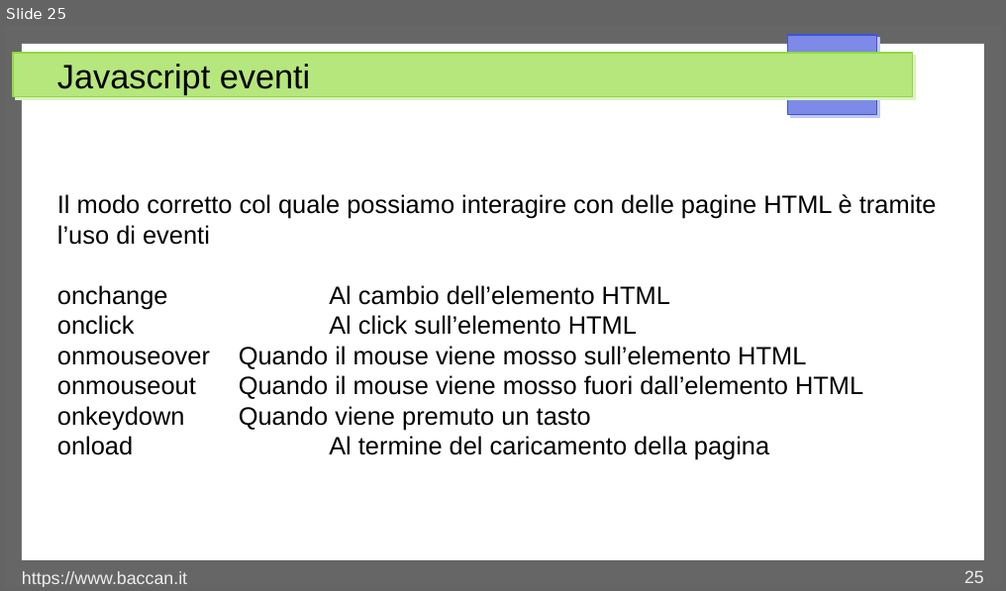
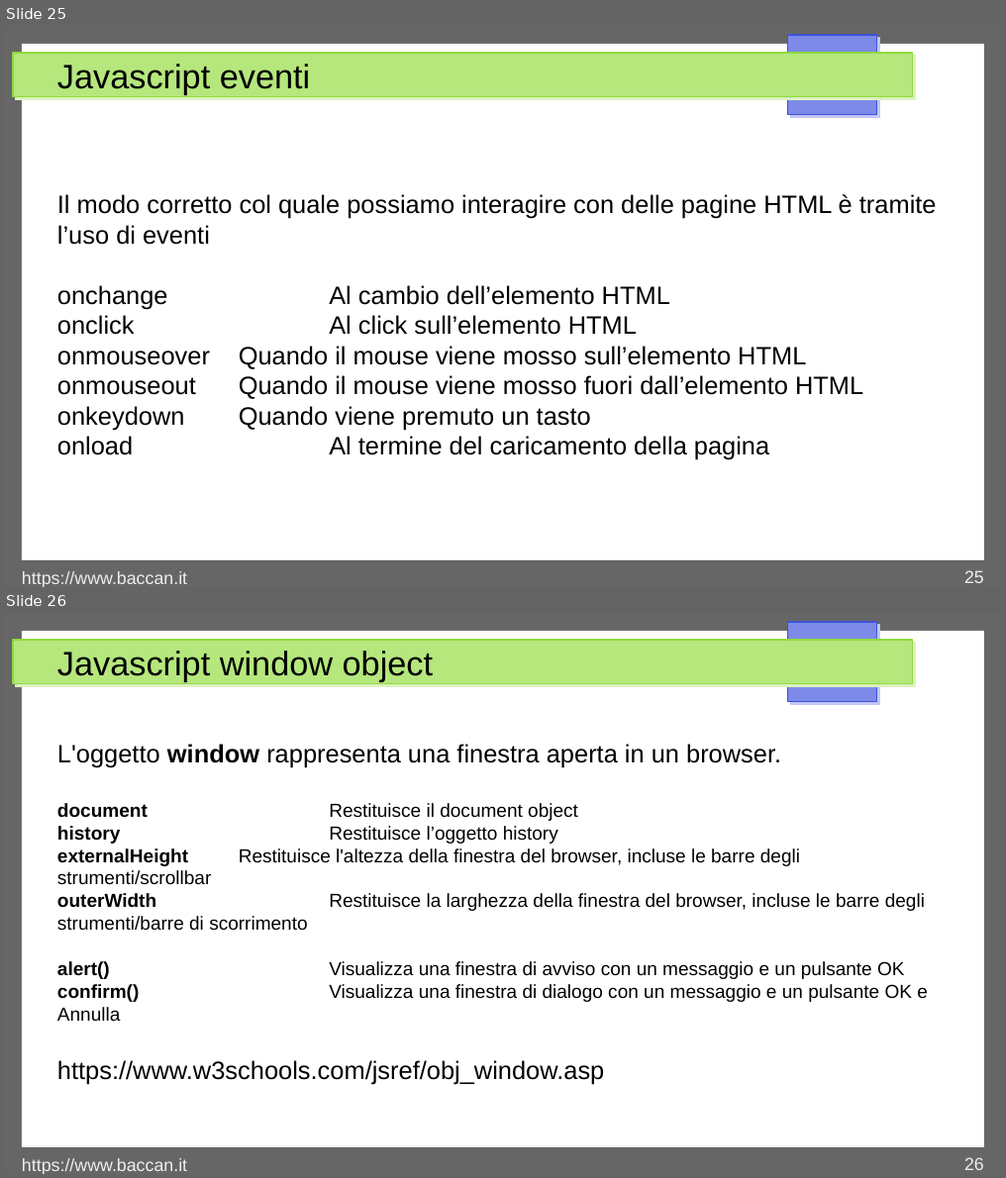
Before and after one commit to matteobaccan/CorsoJavascript, a slide deck: Chapter_Javascript.odp. Shown one above the other, each under a label of ours: slide 25 before the commit, slides 25 and 26 after it. The pictures are 1006x591 and 1006x1178 pixels, drawn with LibreOffice and Linux fonts; fonts in the diff are those of the drawing. Boxes give left, top, right and bottom in pixels: in the first picture for what was removed or moved away, otherwise in the second. Text is boxed around its words. In the diff, an @@ line names an element or a change of style, - is before the commit and + after.

```diff
--- a/Chapter_Javascript.odp
+++ b/Chapter_Javascript.odp
@@ slide 26 added at (x1=4, y1=613, x2=1002, y2=1174), background #FFFFFF; not listed: 4 template elements that a slide beside it also shows @@
@@ title added at (x1=57, y1=651, x2=433, y2=681), 27 pt, text #000000 @@
+Javascript window object
@@ text added at (x1=57, y1=744, x2=928, y2=1085), 15 pt, text #000000 @@
+L'oggetto window rappresenta una finestra aperta in un browser.
+document Restituisce il document object
+history Restituisce l’oggetto history
+externalHeight Restituisce l'altezza della finestra del browser, incluse le barre degli strumenti/scrollbar
+outerWidth Restituisce la larghezza della finestra del browser, incluse le barre degli strumenti/barre di scorrimento
+alert() Visualizza una finestra di avviso con un messaggio e un pulsante OK
+confirm() Visualizza una finestra di dialogo con un messaggio e un pulsante OK e Annulla
+https://www.w3schools.com/jsref/obj_window.asp
@@ text added at (x1=22, y1=1158, x2=187, y2=1174), 14 pt, text #EEEEEE @@
+https://www.baccan.it
@@ page number added at (x1=964, y1=1157, x2=984, y2=1170), 14 pt, text #EEEEEE @@
+26
```
Also in this commit, not shown: 1 other slide added, 7 other files.
